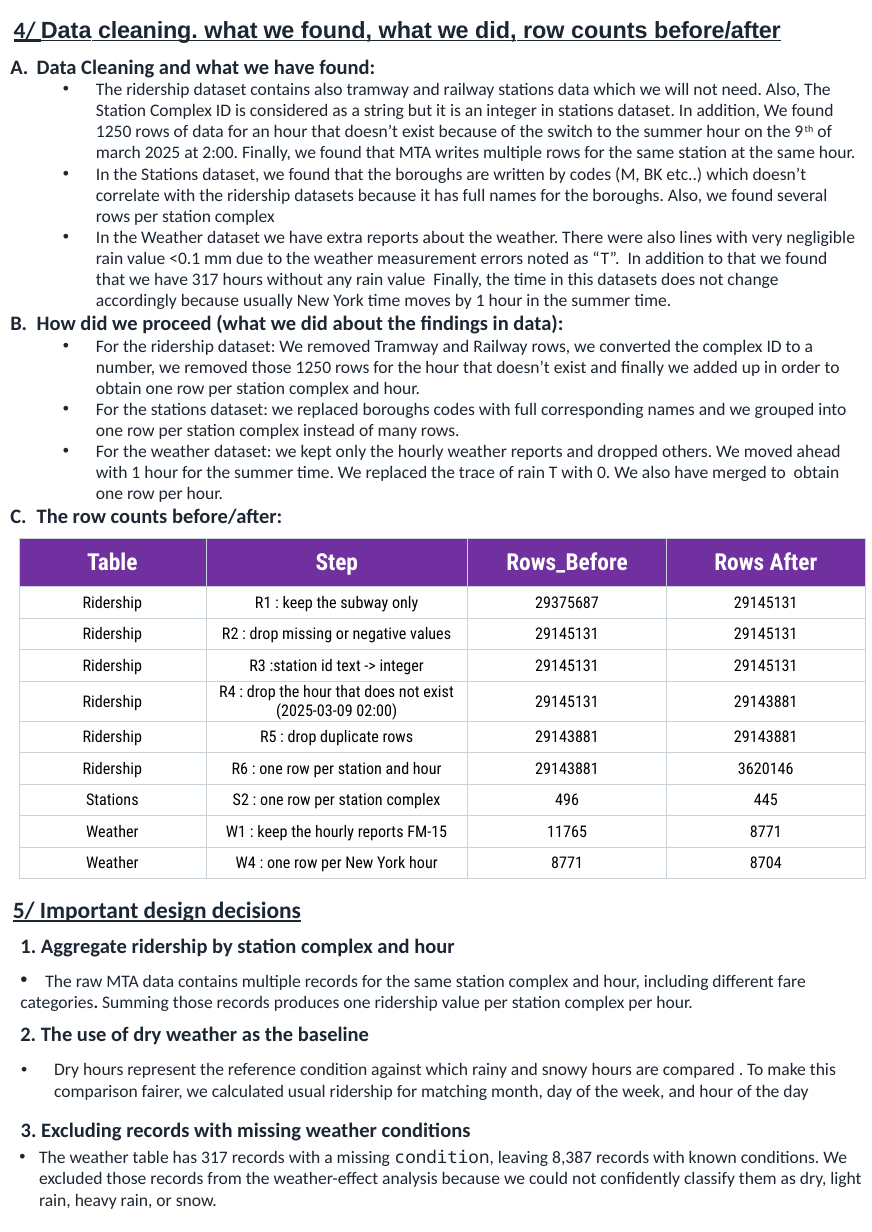
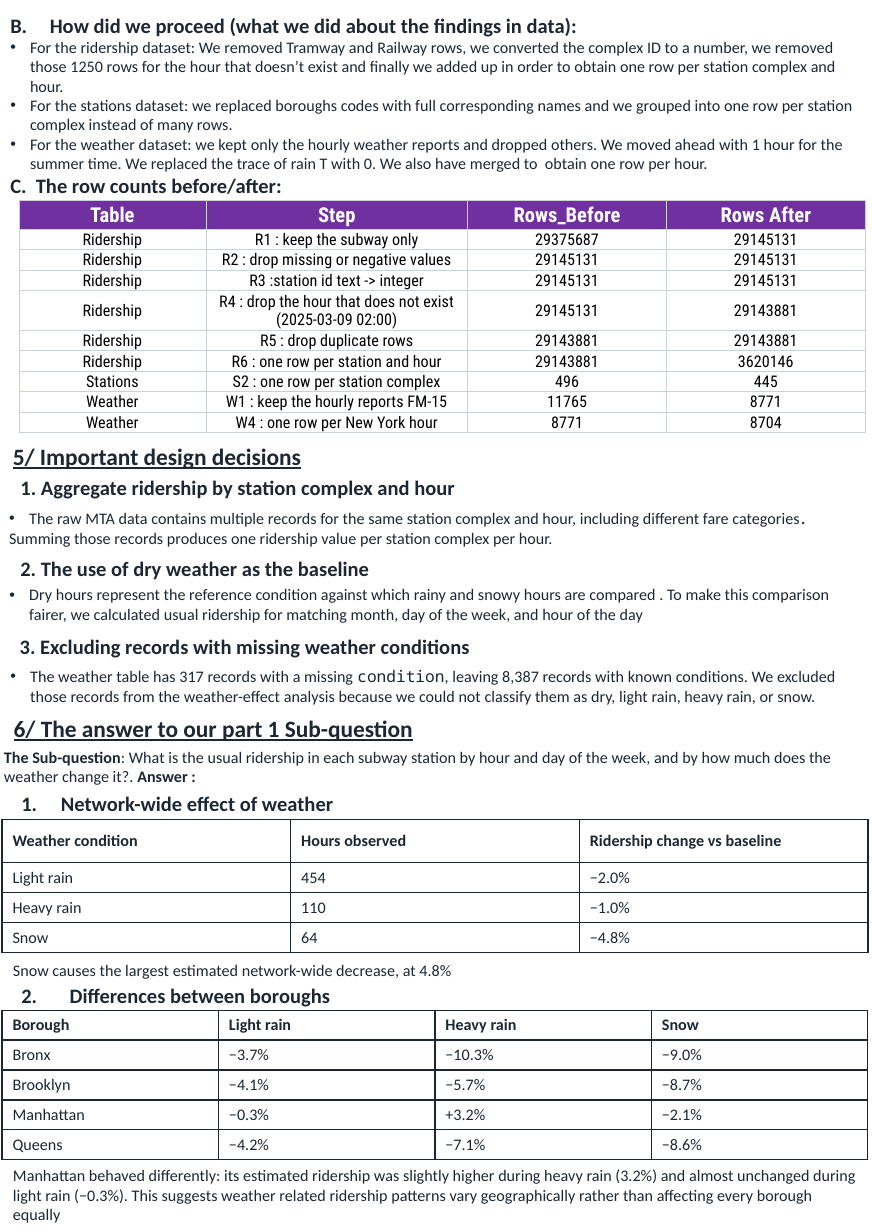
Before and after one commit to oussama-sbaa1/DPA_Project_NYC_SUBWAY, a slide deck: slide 3 of report/NYC_Subway_Part1_Delivrable_Report_V2.pptx. Drawn at 872x1232 pixels with LibreOffice and Linux fonts; fonts in the diff are those of the drawing. Boxes give left, top, right and bottom in pixels: in the first picture for what was removed or moved away, otherwise in the second. Text is boxed around its words. In the diff, an @@ line names an element or a change of style, - is before the commit and + after.

```diff
--- a/report/NYC_Subway_Part1_Delivrable_Report_V2.pptx
+++ b/report/NYC_Subway_Part1_Delivrable_Report_V2.pptx
@@ text "How did we proceed (what ...": place and size @@
-text "How did we proceed (what ..." at bbox=[37, 59, 855, 524]
+text "How did we proceed (what ..." at bbox=[10, 18, 853, 194]
@@ text removed at bbox=[14, 21, 781, 43] @@
-4/ Data cleaning. what we found, what we did, row counts before/after
@@ text at bbox=[30, 18, 853, 172]: size 12 to 11 pt in "For the ridership dataset: We removed Tramway ...", "For the stations dataset: we replaced boroughs ...", "For the weather dataset: we kept only ..."; indent changed; list level 2 to 1 in "For the ridership dataset: We ..."; list level 2 to 1 in "For the stations dataset: we ..."; list level 2 to 1 in "For the weather dataset: we ..." @@
@@ text at bbox=[37, 59, 855, 309]: paragraphs removed @@
-A. Data Cleaning and what we have found:
-  • The ridership dataset contains also tramway and railway stations data which we will not need. Also, The Station Complex ID is considered as a string but it is an integer in stations dataset. In addition, We found 1250 rows of data for an hour that doesn’t exist because of the switch to the summer hour on the 9th of march 2025 at 2:00. Finally, we found that MTA writes multiple rows for the same station at the same hour.
-  • In the Stations dataset, we found that the boroughs are written by codes (M, BK etc..) which doesn’t correlate with the ridership datasets because it has full names for the boroughs. Also, we found several rows per station complex
-  • In the Weather dataset we have extra reports about the weather. There were also lines with very negligible rain value <0.1 mm due to the weather measurement errors noted as “T”. In addition to that we found that we have 317 hours without any rain value Finally, the time in this datasets does not change accordingly because usually New York time moves by 1 hour in the summer time.
@@ text at bbox=[10, 178, 281, 194]: text changed @@
-C. The row counts before/after:
+C. The row counts before/after:
@@ table at bbox=[19, 200, 866, 437] @@
@@ size 16 to 14 pt in "Table", "Step", "Rows_Before", "Rows After" @@
@@ table: place and size @@
-table at bbox=[19, 538, 866, 878]
+table at bbox=[19, 200, 866, 437]
@@ text "5/ Important design decisions": place and size @@
-text "5/ Important design decisions" at bbox=[13, 901, 301, 922]
+text "5/ Important design decisions" at bbox=[13, 448, 301, 469]
@@ text "1. Aggregate ridership by station ...": place and size @@
-text "1. Aggregate ridership by station ..." at bbox=[20, 938, 454, 957]
+text "1. Aggregate ridership by station ..." at bbox=[20, 480, 454, 499]
@@ text "The raw MTA data contains ...": place and size @@
-text "The raw MTA data contains ..." at bbox=[20, 974, 806, 1011]
+text "The raw MTA data contains ..." at bbox=[9, 513, 805, 547]
@@ text "The raw MTA data contains ..." at bbox=[9, 513, 805, 547]: size 12 to 11 pt @@
@@ text "2. The use of dry ...": place and size @@
-text "2. The use of dry ..." at bbox=[20, 1026, 369, 1045]
+text "2. The use of dry ..." at bbox=[20, 561, 369, 580]
@@ text "Dry hours represent the reference ...": place and size @@
-text "Dry hours represent the reference ..." at bbox=[54, 1062, 836, 1100]
+text "Dry hours represent the reference ..." at bbox=[29, 589, 829, 623]
@@ text "Dry hours represent the reference ..." at bbox=[29, 589, 829, 623]: size 12 to 11 pt; indent changed @@
@@ text "3. Excluding records with missing ...": place and size @@
-text "3. Excluding records with missing ..." at bbox=[21, 1122, 471, 1141]
+text "3. Excluding records with missing ..." at bbox=[20, 639, 470, 658]
@@ text "The weather table has 317 ..." at bbox=[30, 669, 835, 705]: vertical alignment middle to top @@
@@ text at bbox=[30, 669, 835, 705]: text changed; size 12 to 11 pt @@
-• The weather table has 317 records with a missing condition, leaving 8,387 records with known conditions. We excluded those records from the weather-effect analysis because we could not confidently classify them as dry, light rain, heavy rain, or snow.
+• The weather table has 317 records with a missing condition, leaving 8,387 records with known conditions. We excluded those records from the weather-effect analysis because we could not classify them as dry, light rain, heavy rain, or snow.
@@ text added at bbox=[14, 720, 413, 741], 16 pt, text #1D2733, bold, underline @@
+6/ The answer to our part 1 Sub-question
@@ text added at bbox=[4, 751, 831, 785], 11 pt, text #1D2733 @@
+The Sub-question: What is the usual ridership in each subway station by hour and day of the week, and by how much does the weather change it?. Answer :
@@ text added at bbox=[61, 796, 333, 811], 14 pt, text #1D2733, bold @@
+1. Network-wide effect of weather
@@ table added at bbox=[2, 820, 869, 953], 4 rows, 3 columns @@
+Weather condition | Hours observed | Ridership change vs baseline
+Light rain | 454 | −2.0%
+Heavy rain | 110 | −1.0%
+Snow | 64 | −4.8%
@@ text added at bbox=[13, 965, 451, 979], 11 pt, text #1D2733 @@
+Snow causes the largest estimated network-wide decrease, at 4.8%
@@ text added at bbox=[21, 988, 330, 1007], 14 pt, text #1D2733, bold @@
+2. Differences between boroughs
@@ table added at bbox=[2, 1010, 867, 1160], 5 rows, 4 columns @@
+Borough | Light rain | Heavy rain | Snow
+Bronx | −3.7% | −10.3% | −9.0%
+Brooklyn | −4.1% | −5.7% | −8.7%
+Manhattan | −0.3% | +3.2% | −2.1%
+Queens | −4.2% | −7.1% | −8.6%
@@ text added at bbox=[13, 1169, 855, 1223], 11 pt, text #1D2733 @@
+Manhattan behaved differently: its estimated ridership was slightly higher during heavy rain (3.2%) and almost unchanged during light rain (−0.3%). This suggests weather related ridership patterns vary geographically rather than affecting every borough equally
```
Also in this commit, not shown: 1 other slide changed, 1 slide removed.
